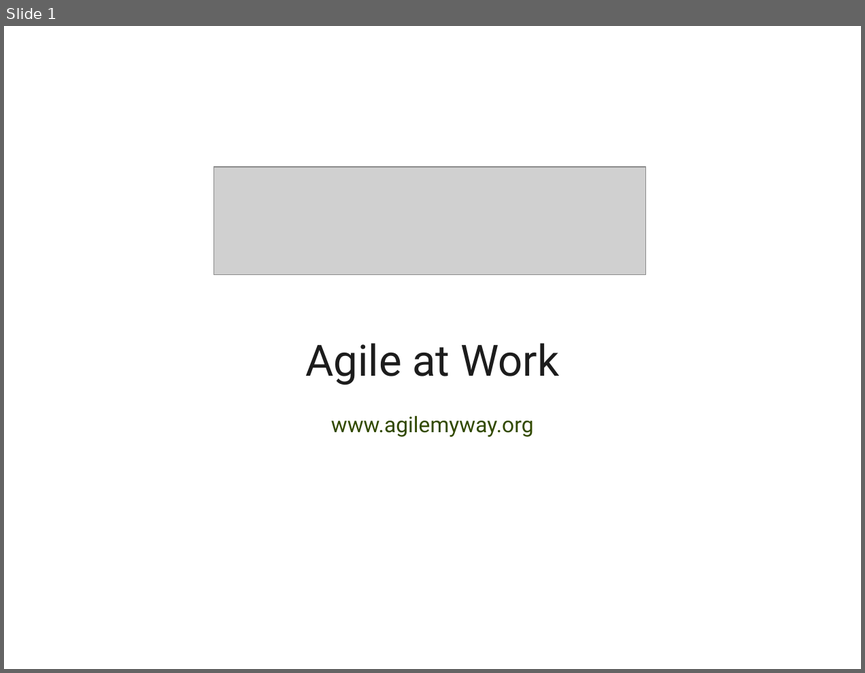
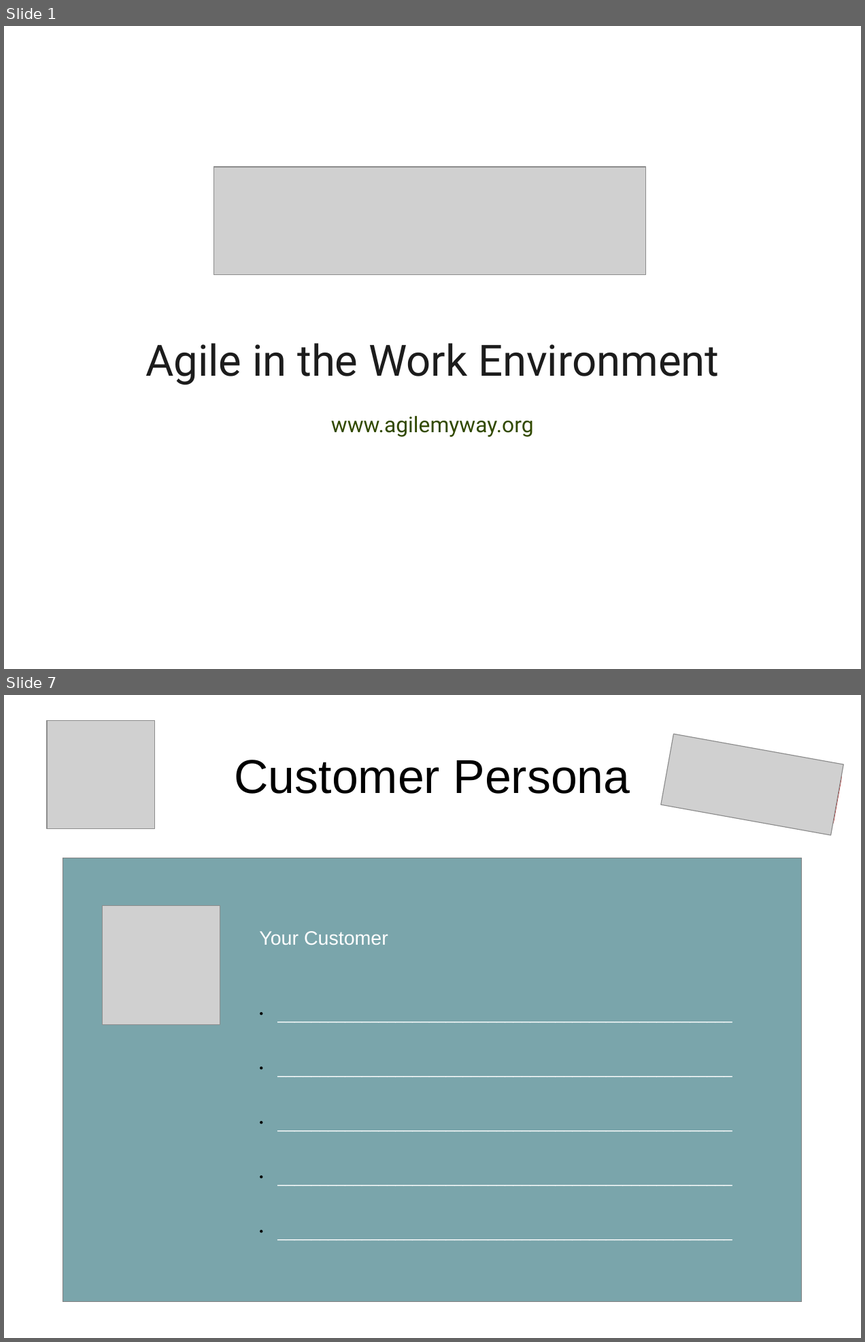
Before and after one commit to dsietz/agile-my-way, a slide deck: doc/Agile at Work.odp. Shown one above the other, each under a label of ours: slide 1 before the commit, slides 1 and 7 after it; the slides between them are not shown. The pictures are 865x673 and 865x1342 pixels, drawn with LibreOffice and Linux fonts; fonts in the diff are those of the drawing; grey boxes stand for pictures. Boxes give left, top, right and bottom in pixels: in the first picture for what was removed or moved away, otherwise in the second. Text is boxed around its words. In the diff, an @@ line names an element or a change of style, - is before the commit and + after.

Commit message:
added the Agile at Work presentation

```diff
--- a/doc/Agile at Work.odp
+++ b/doc/Agile at Work.odp
@@ slide 7 added at box(4, 695, 861, 1338), background #FFFFFF @@
@@ picture added at box(47, 721, 155, 829) @@
@@ picture added at box(661, 734, 843, 835) @@
@@ rounded rectangle added at box(665, 739, 841, 832), fill #FFFFFF, outline #C00000 4.51 pt @@
@@ rectangle added at box(670, 746, 833, 822), fill #FFFFFF, 16 pt, text #C00000 @@
+participation
+needed
@@ title added at box(235, 760, 630, 794), 44 pt, text #000000 @@
+Customer Persona
@@ rectangle added at box(63, 858, 802, 1302), fill #7AA5AB, outline #808080 0 pt @@
@@ picture added at box(103, 906, 220, 1025) @@
@@ text added at box(259, 931, 388, 945), 18 pt, text #FFFFFF @@
+Your Customer
@@ text added at box(252, 1000, 755, 1229), 14 pt, text #FFFFFF @@
+● ______________________________________________________
+● ______________________________________________________
+● ______________________________________________________
+● ______________________________________________________
+● ______________________________________________________
@@ slide 1 changed as well @@
@@ text at box(145, 343, 719, 385): text changed @@
-Agile at Work
+Agile in the Work Environment
```
Also in this commit, not shown: 1 other slide changed, 37 other slides added, 1 slide removed, 2 other files.
